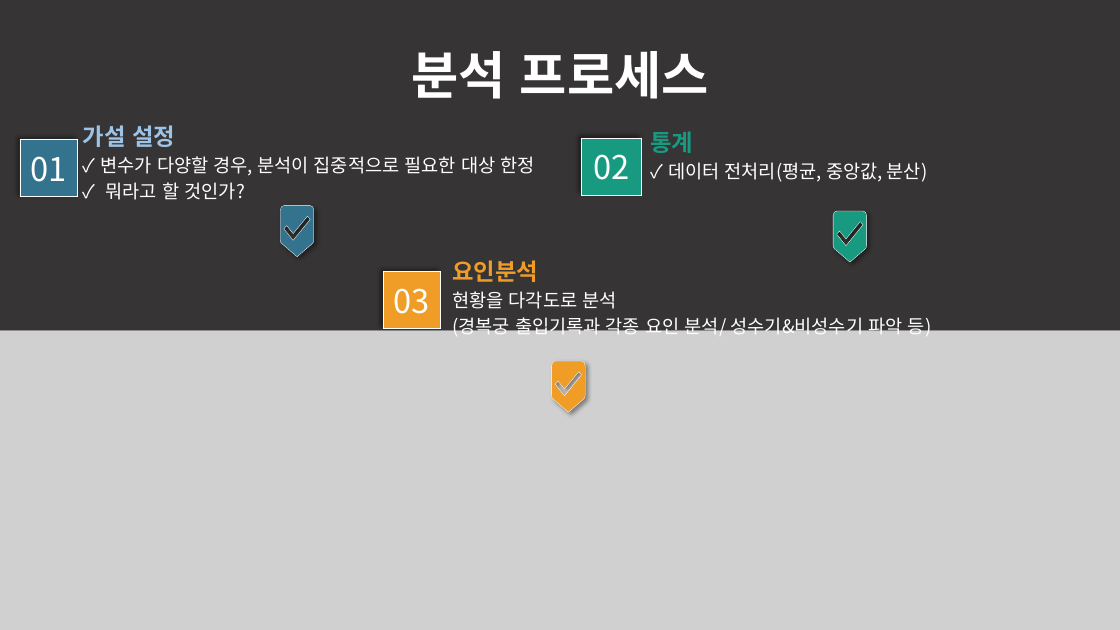
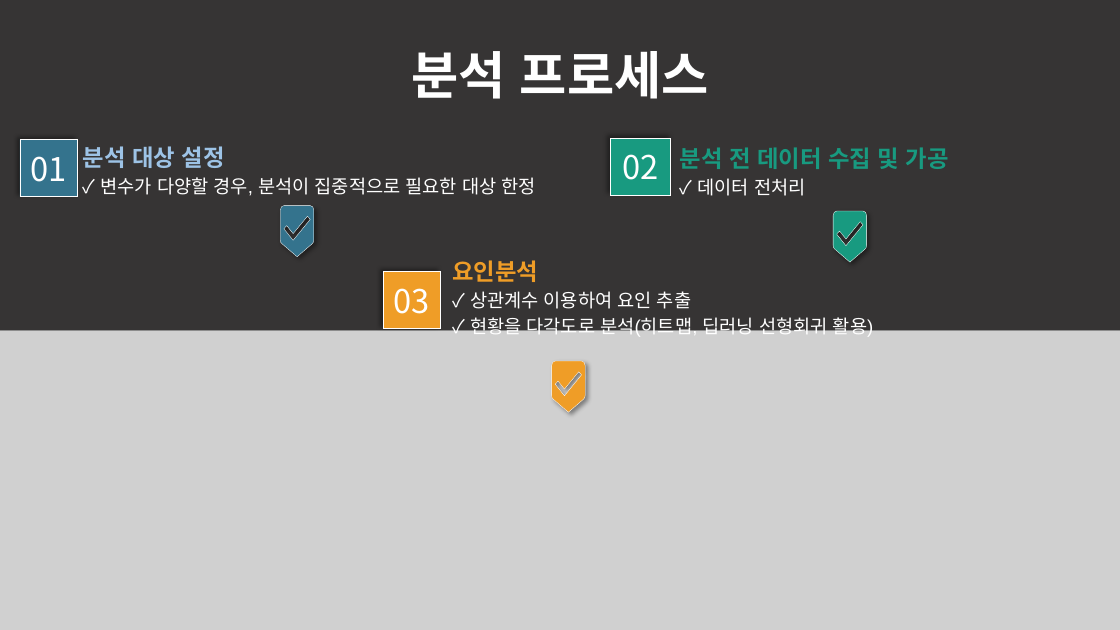
Before and after one commit to shs1234/project1, a slide deck: slide 6 of 분석.pptx (slide 5 before the commit). Drawn at 1120x630 pixels with LibreOffice and Linux fonts; fonts in the diff are those of the drawing; grey boxes stand for pictures; background and template pictures are left out; a plain dark background stands for a picture behind light text. Boxes give left, top, right and bottom in pixels: in the first picture for what was removed or moved away, otherwise in the second. Text is boxed around its words. In the diff, an @@ line names an element or a change of style, - is before the commit and + after.

```diff
--- a/분석.pptx
+++ b/분석.pptx
@@ text at [411, 51, 949, 196]: text changed; size 16 to 20 pt; font Noto Sans CJK KR to Arial; text colour #FFFFFF to #189A80; bold on @@
-통계
-✓ 데이터 전처리(평균, 중앙값, 분산)
+분석 전 데이터 수집 및 가공
+✓ 데이터 전처리
@@ text "분석 대상 설정": place and size @@
-text "분석 대상 설정" at [83, 125, 535, 200]
+text "분석 대상 설정" at [100, 146, 536, 196]
@@ text at [132, 146, 225, 168]: text changed; font Noto Sans CJK KR to Arial @@
-가설 설정
+분석 대상 설정
@@ rectangle "02": place and size @@
-rectangle "02" at [581, 138, 642, 195]
+rectangle "02" at [611, 138, 671, 195]
@@ text at [100, 177, 536, 196]: font Noto Sans CJK KR to Arial in "✓ 변수가 다양할 경우, 분석이 집중적으로 필요한 ..." @@
@@ text at [106, 182, 245, 200]: paragraph removed @@
-✓ 뭐라고 할 것인가?
@@ text at [470, 291, 874, 339]: text changed; font Noto Sans CJK KR to Arial @@
-현황을 다각도로 분석
-(경복궁 출입기록과 각종 요인 분석/ 성수기&비성수기 파악 등)
+✓ 상관계수 이용하여 요인 추출
+✓ 현황을 다각도로 분석(히트맵, 딥러닝 선형회귀 활용)
```
Also in this commit, not shown: 5 other slides changed, 9 slides added, 6 slides removed.
